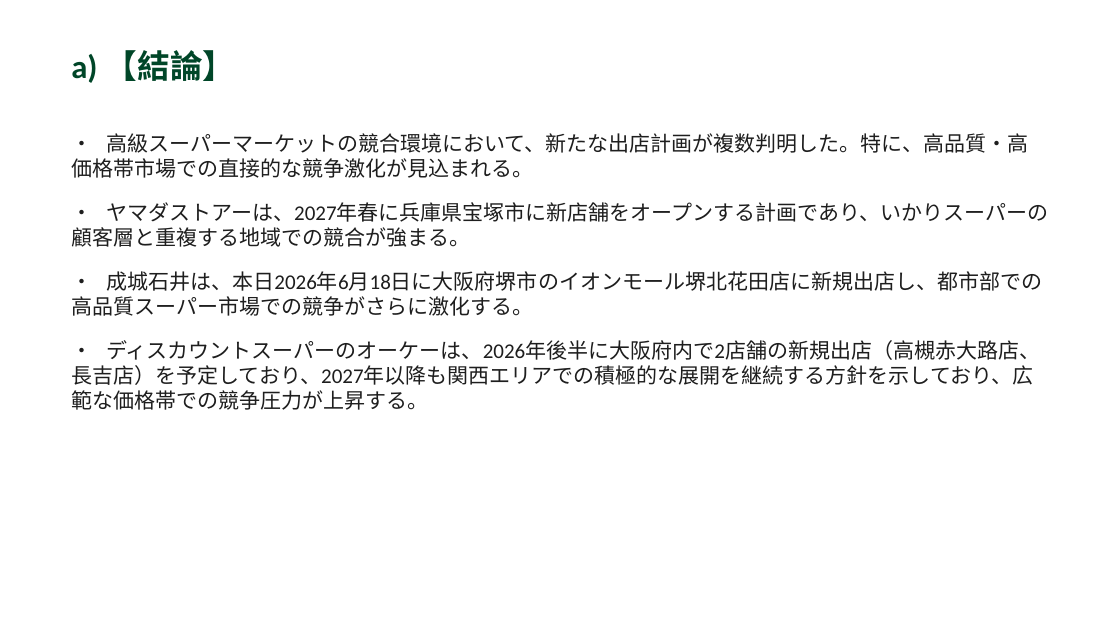
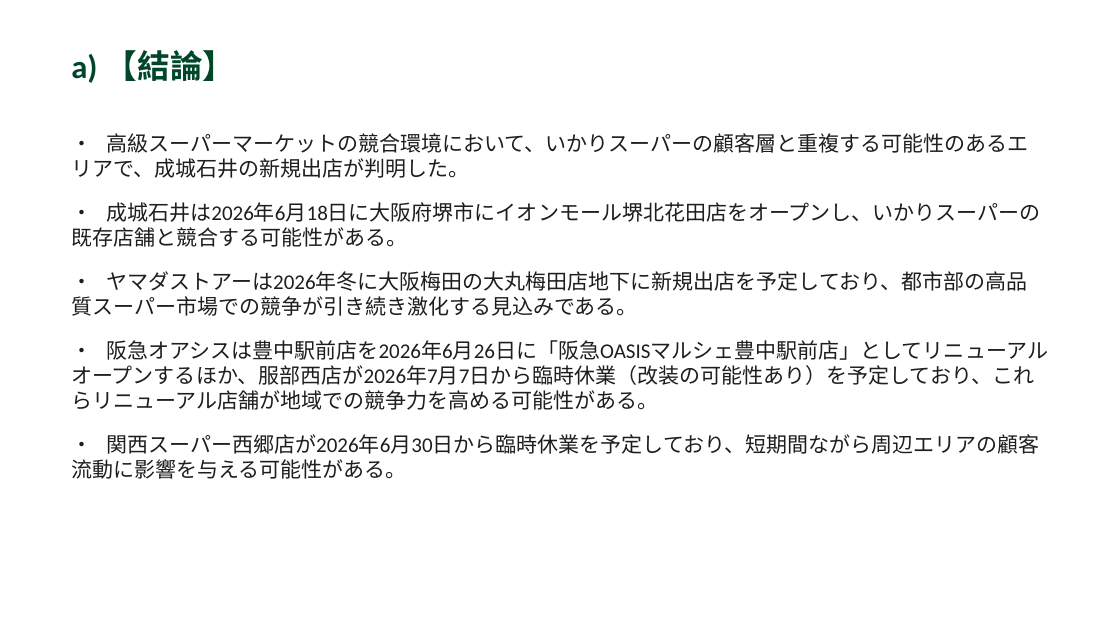
Before and after one commit to yutatbgt-bit/Competitive-research, a slide deck: slide 2 of report/2026_06_18_competitive_report.pptx. Drawn at 1120x630 pixels with LibreOffice and Linux fonts; fonts in the diff are those of the drawing. Boxes give left, top, right and bottom in pixels: in the first picture for what was removed or moved away, otherwise in the second. Text is boxed around its words. In the diff, an @@ line names an element or a change of style, - is before the commit and + after.

```diff
--- a/report/2026_06_18_competitive_report.pptx
+++ b/report/2026_06_18_competitive_report.pptx
@@ text at [71, 133, 1048, 479]: text changed @@
-・ 高級スーパーマーケットの競合環境において、新たな出店計画が複数判明した。特に、高品質・高価格帯市場での直接的な競争激化が見込まれる。
-・ ヤマダストアーは、2027年春に兵庫県宝塚市に新店舗をオープンする計画であり、いかりスーパーの顧客層と重複する地域での競合が強まる。
-・ 成城石井は、本日2026年6月18日に大阪府堺市のイオンモール堺北花田店に新規出店し、都市部での高品質スーパー市場での競争がさらに激化する。
-・ ディスカウントスーパーのオーケーは、2026年後半に大阪府内で2店舗の新規出店（高槻赤大路店、長吉店）を予定しており、2027年以降も関西エリアでの積極的な展開を継続する方針を示しており、広範な価格帯での競争圧力が上昇する。
+・ 高級スーパーマーケットの競合環境において、いかりスーパーの顧客層と重複する可能性のあるエリアで、成城石井の新規出店が判明した。
+・ 成城石井は2026年6月18日に大阪府堺市にイオンモール堺北花田店をオープンし、いかりスーパーの既存店舗と競合する可能性がある。
+・ ヤマダストアーは2026年冬に大阪梅田の大丸梅田店地下に新規出店を予定しており、都市部の高品質スーパー市場での競争が引き続き激化する見込みである。
+・ 阪急オアシスは豊中駅前店を2026年6月26日に「阪急OASISマルシェ豊中駅前店」としてリニューアルオープンするほか、服部西店が2026年7月7日から臨時休業（改装の可能性あり）を予定しており、これらリニューアル店舗が地域での競争力を高める可能性がある。
+・ 関西スーパー西郷店が2026年6月30日から臨時休業を予定しており、短期間ながら周辺エリアの顧客流動に影響を与える可能性がある。
```
Also in this commit, not shown: 4 other slides changed, 5 other files.
